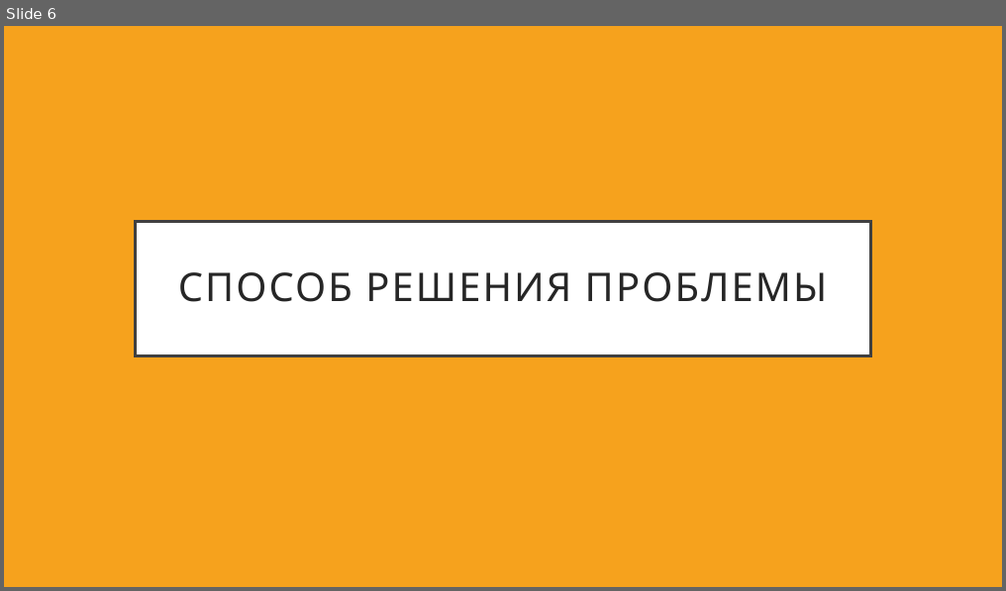
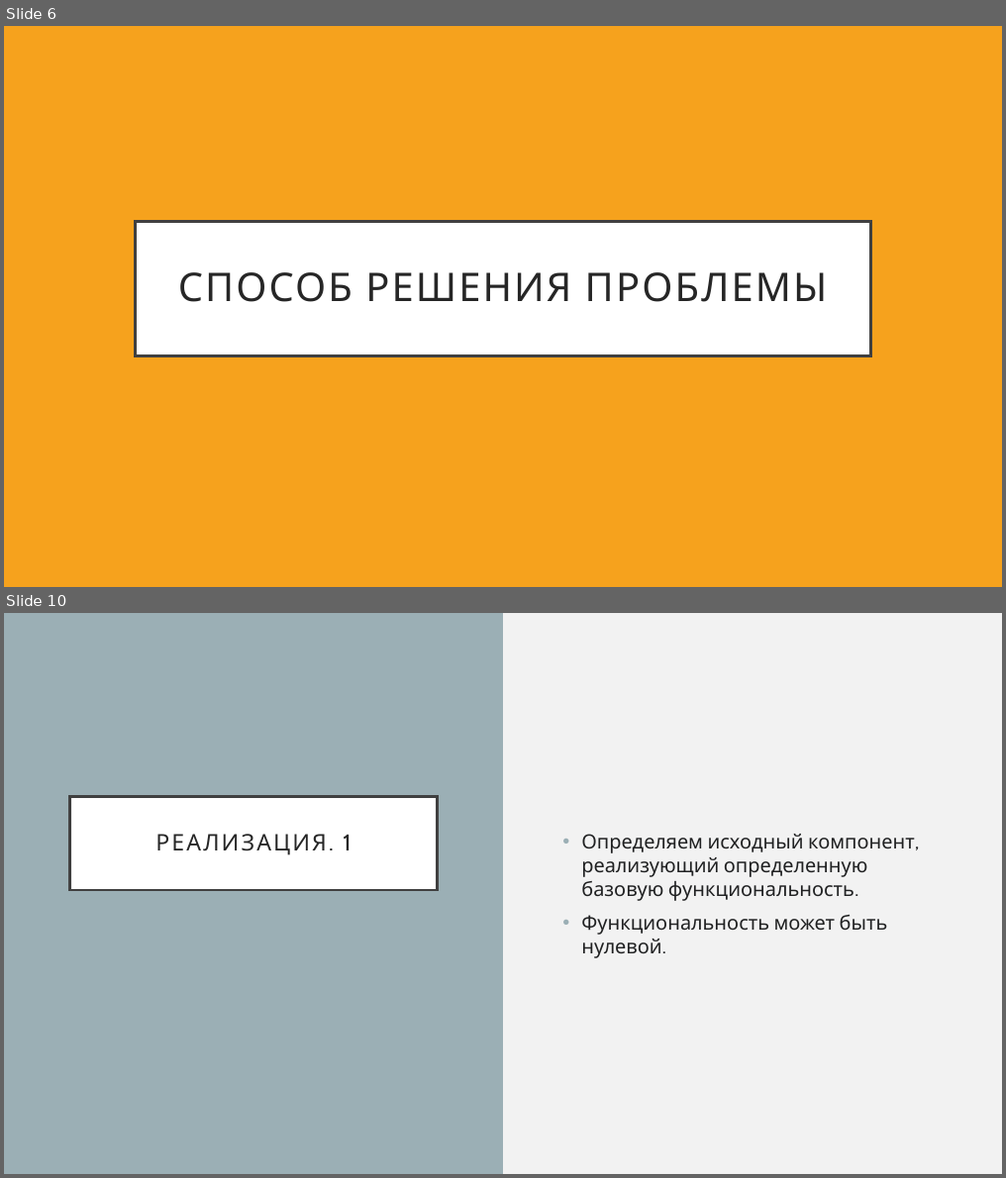
Before and after one commit to NemoNology/New-IT, a slide deck: Lab-s/Patterns/Decorator/Presentation.pptx. Shown one above the other, each under a label of ours: slide 6 before the commit, slides 6 and 10 after it; the slides between them are not shown. The pictures are 1006x591 and 1006x1178 pixels, drawn with LibreOffice and Linux fonts; fonts in the diff are those of the drawing. Boxes give left, top, right and bottom in pixels: in the first picture for what was removed or moved away, otherwise in the second. Text is boxed around its words. In the diff, an @@ line names an element or a change of style, - is before the commit and + after.

```diff
--- a/Lab-s/Patterns/Decorator/Presentation.pptx
+++ b/Lab-s/Patterns/Decorator/Presentation.pptx
@@ slide 10 added at <box>4,613,1002,1174</box>, background #F2F2F2 @@
@@ rectangle added at <box>4,613,503,1174</box>, fill #9BAFB5 @@
@@ title added at <box>70,796,438,890</box>, fill #FFFFFF, outline #404040 2.5 pt, 22 pt, text #262626 @@
+РЕАЛИЗАЦИЯ. 1
@@ text added at <box>581,834,915,959</box>, 19 pt, text #202122 @@
+• Определяем исходный компонент, реализующий определенную базовую функциональность.
+• Функциональность может быть нулевой.
```
Also in this commit, not shown: 2 slides changed, 14 other slides added, 4 slides removed.
